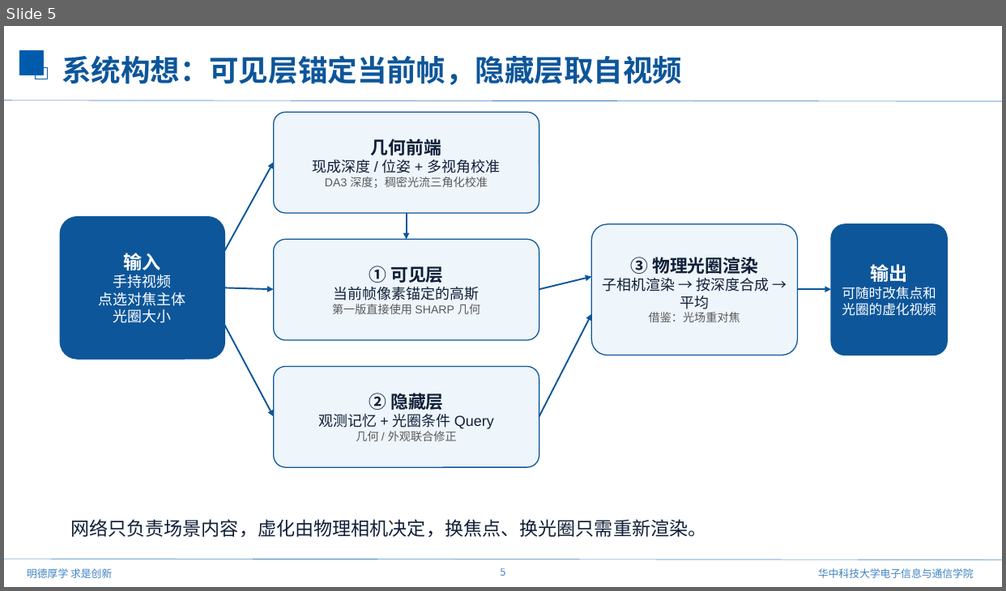
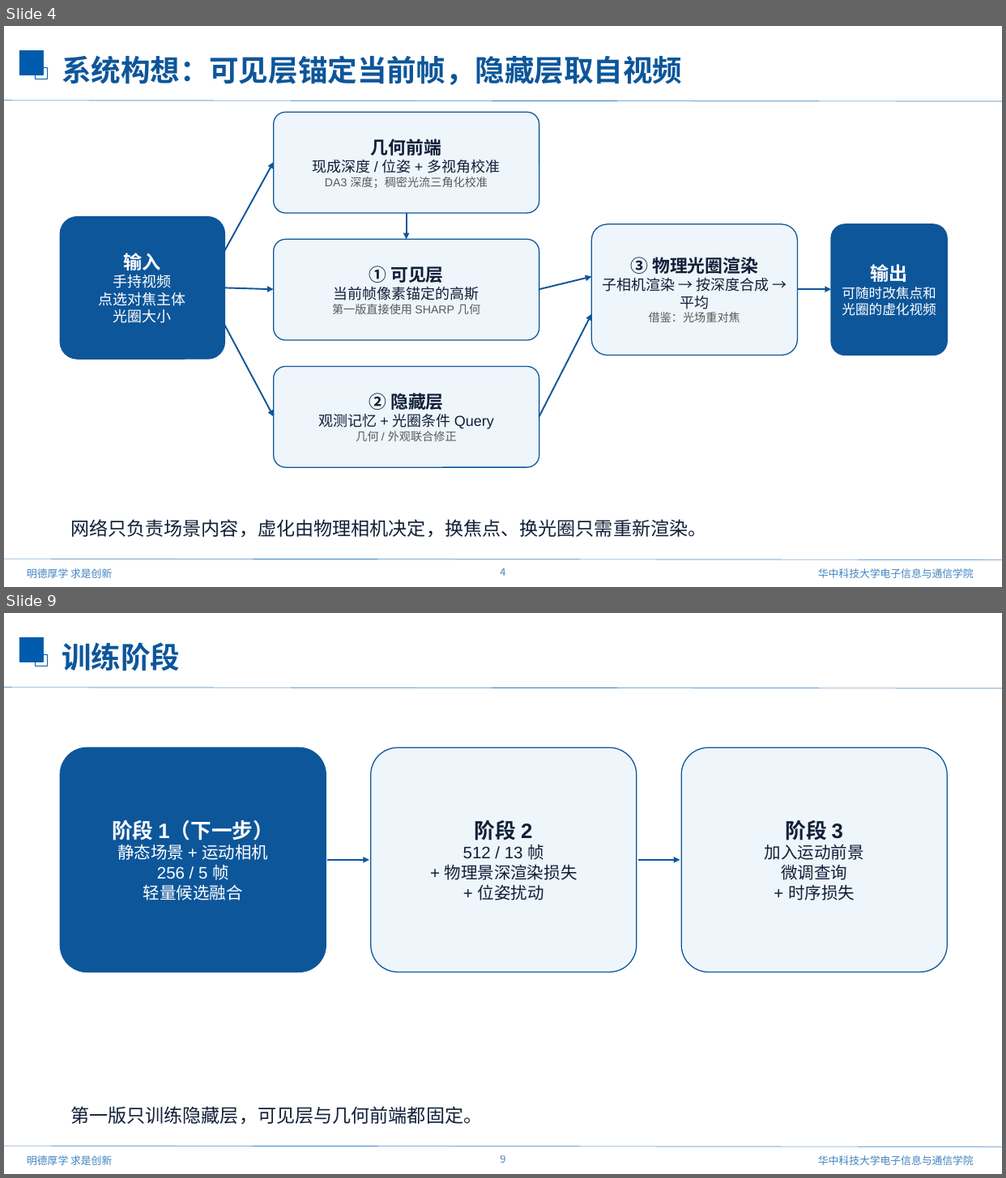
Before and after one commit to mengmcy1/OPPO-depth-guided-video-bokeh, a slide deck: 汇报/2026-11-11_前馈视频虚化思路与验证/前馈视频虚化思路与验证_1111.pptx. Shown one above the other, each under a label of ours: slide 5 before the commit, slides 4 and 9 after it; the slides between them are not shown. The pictures are 1006x591 and 1006x1178 pixels, drawn with LibreOffice and Linux fonts; fonts in the diff are those of the drawing; background and template pictures are left out. Boxes give left, top, right and bottom in pixels: in the first picture for what was removed or moved away, otherwise in the second. Text is boxed around its words. In the diff, an @@ line names an element or a change of style, - is before the commit and + after.

```diff
--- a/汇报/2026-11-11_前馈视频虚化思路与验证/前馈视频虚化思路与验证_1111.pptx
+++ b/汇报/2026-11-11_前馈视频虚化思路与验证/前馈视频虚化思路与验证_1111.pptx
@@ slide 9 added at [4, 613, 1002, 1174], background #FFFFFF; not listed: 7 template elements that a slide beside it also shows @@
@@ text added at [62, 642, 180, 671], 28.5 pt, text #0D569A, bold @@
+训练阶段
@@ rounded rectangle added at [60, 747, 326, 973], fill #0D569A, outline #0D569A 1 pt, 16 pt, text #FFFFFF @@
+阶段 1（下一步）
+静态场景 + 运动相机
+256 / 5 帧
+轻量候选融合
@@ rounded rectangle added at [371, 747, 637, 973], fill #EEF5FB, outline #0D569A 1 pt, 16 pt, text #101F37 @@
+阶段 2
+512 / 13 帧
++ 物理景深渲染损失
++ 位姿扰动
@@ rounded rectangle added at [681, 747, 948, 973], fill #EEF5FB, outline #0D569A 1 pt, 16 pt, text #101F37 @@
+阶段 3
+加入运动前景
+微调查询
++ 时序损失
@@ arrow added from (327, 860) to (369, 860), #0D569A 1.5 pt @@
@@ arrow added from (638, 860) to (680, 860), #0D569A 1.5 pt @@
@@ text added at [70, 1106, 482, 1125], 18 pt, text #101F37 @@
+第一版只训练隐藏层，可见层与几何前端都固定。
@@ what was slide 5 is now slide 4 @@
@@ page number at [500, 569, 505, 576]: text changed @@
-5
+4
```
Also in this commit, not shown: 3 slides changed, 2 other slides added, 7 slides removed, 20 other files.
